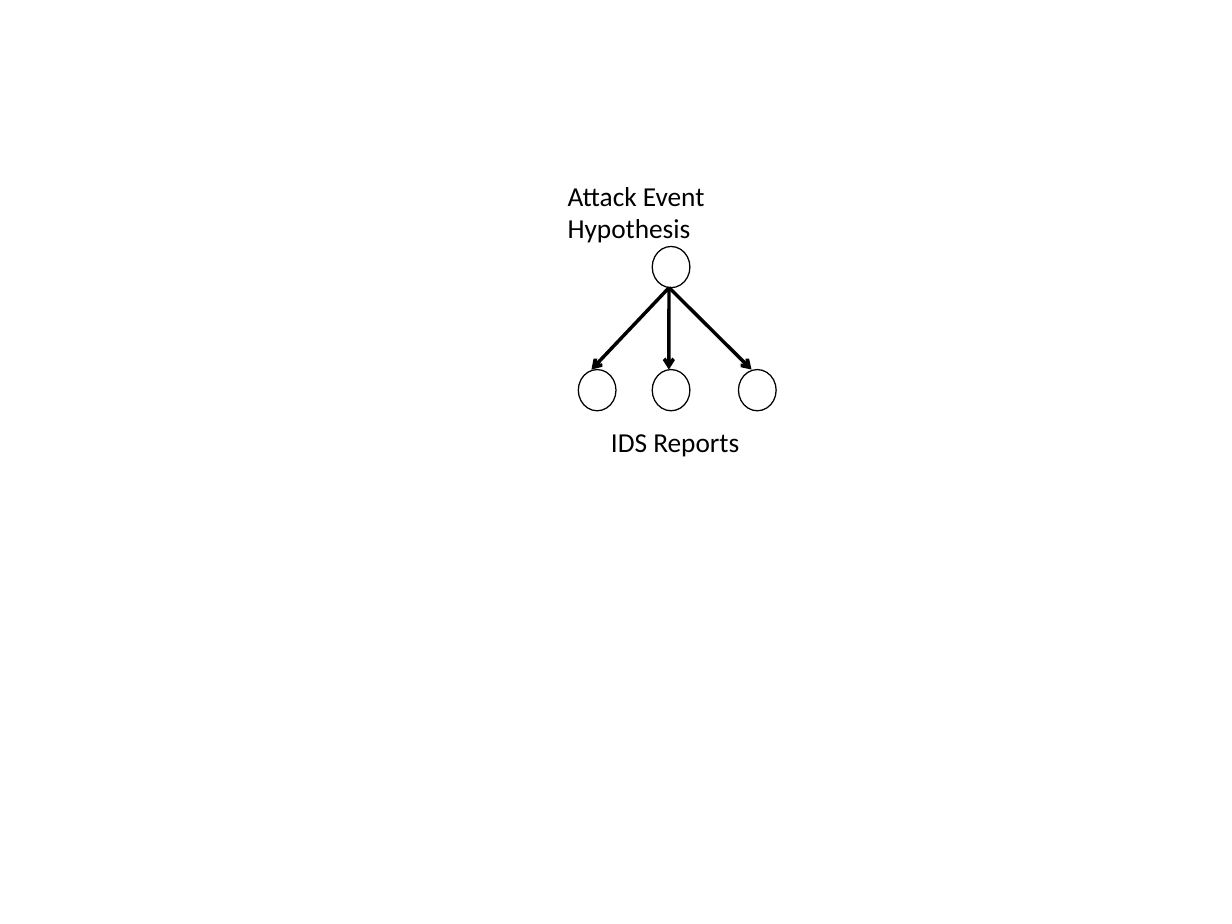
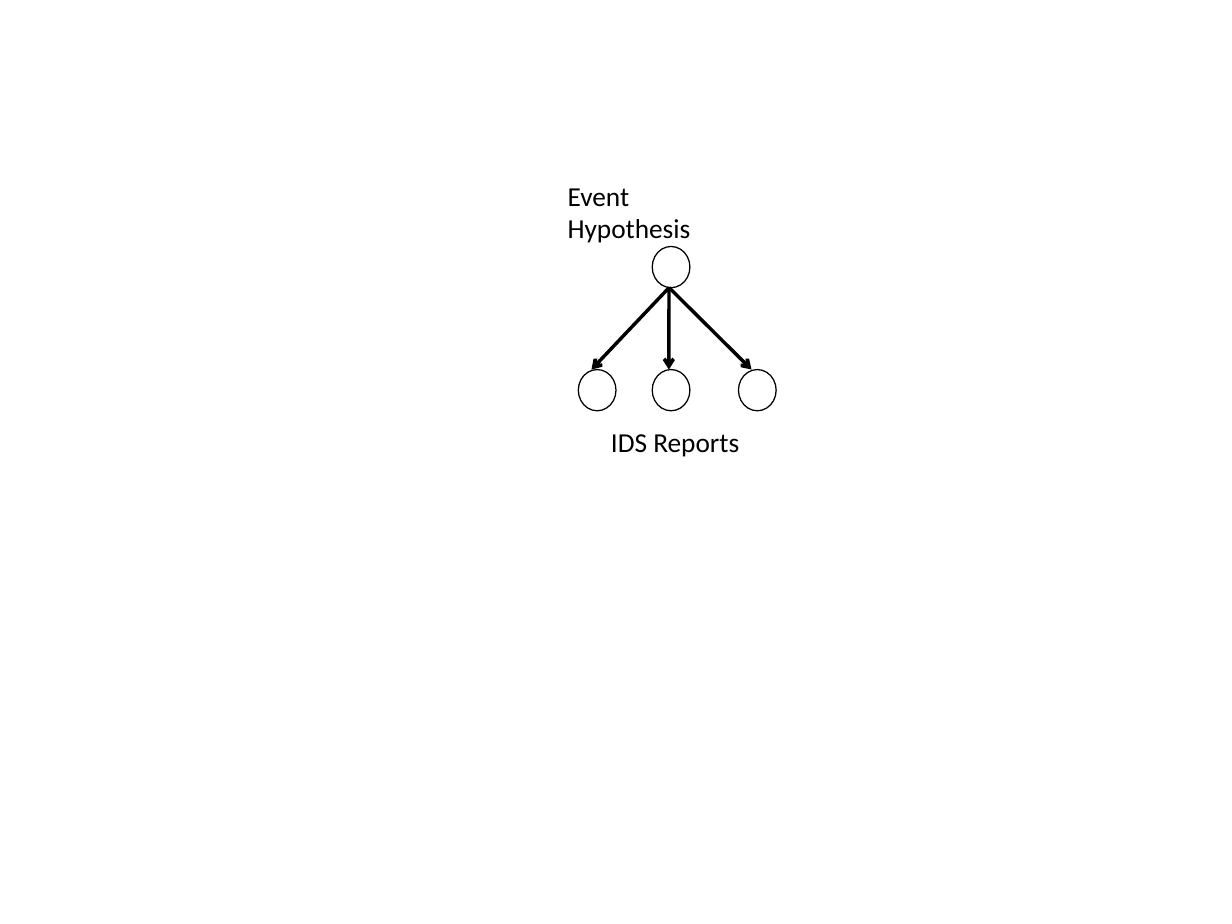
Before and after one commit to siftech/qr-2015-zplus-experiments, a slide deck: slide 1 of figures/bnets.pptx. Drawn at 1232x924 pixels with LibreOffice and Linux fonts; fonts in the diff are those of the drawing. Boxes give left, top, right and bottom in pixels: in the first picture for what was removed or moved away, otherwise in the second. Text is boxed around its words. In the diff, an @@ line names an element or a change of style, - is before the commit and + after.

Commit message:
Display a Bayes net with component events.

```diff
--- a/figures/bnets.pptx
+++ b/figures/bnets.pptx
@@ text at bbox=[568, 188, 630, 207]: text changed @@
-Attack Event
+Event
```
Also in this commit, not shown: 1 other slide changed, 1 slide added, 6 other files.
